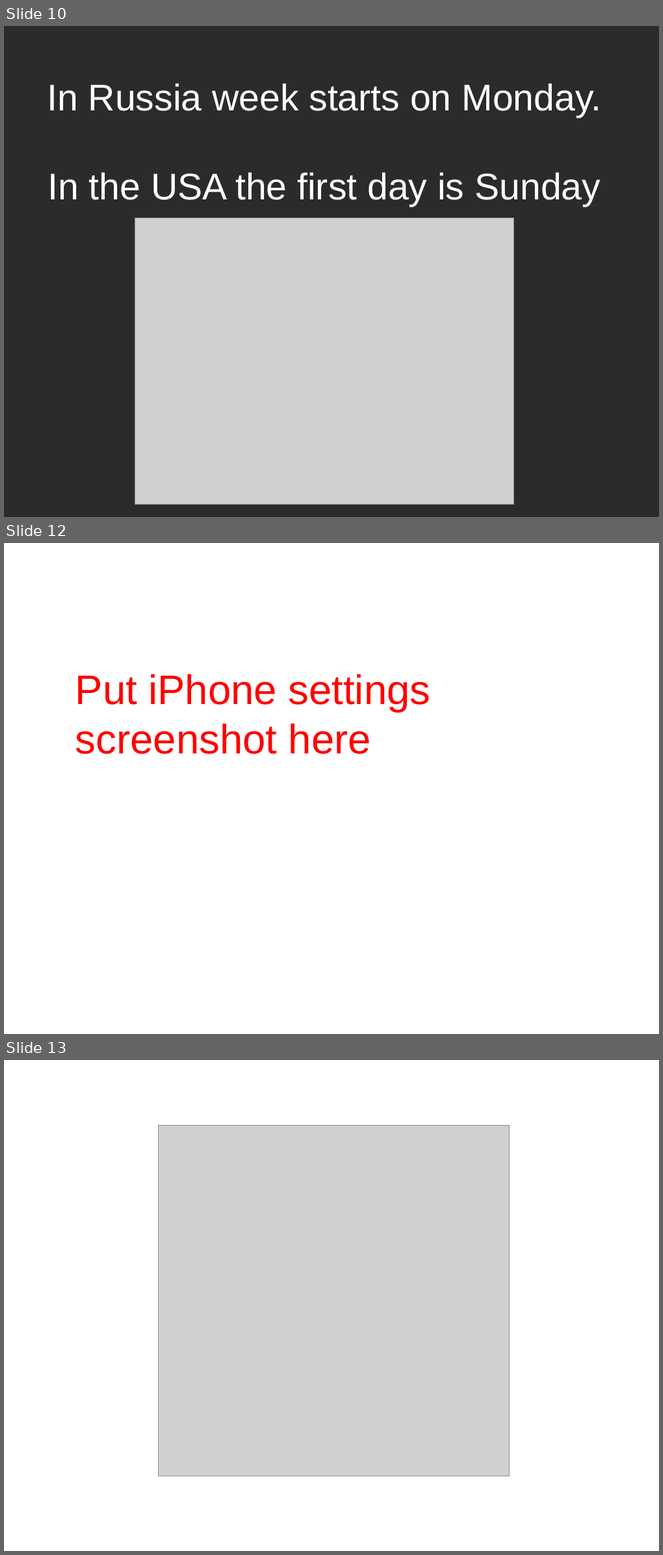
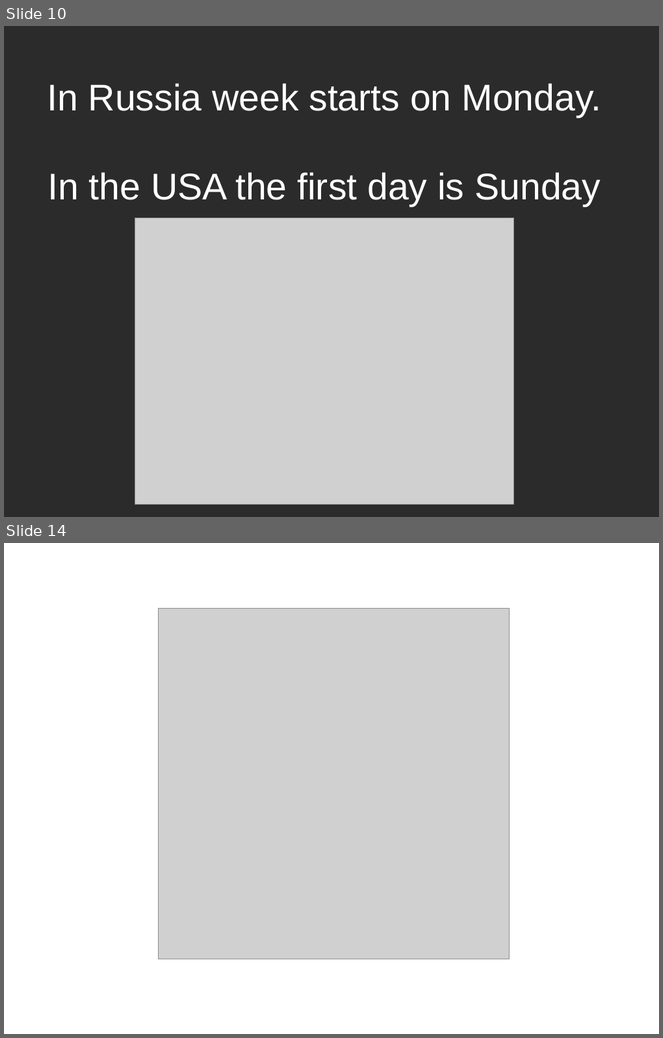
Before and after one commit to dodikk/ESLocale, a slide deck: article/slides/CalendarSqlite.odp. Shown one above the other, each under a label of ours: slides 10, 12 and 13 before the commit, slides 10 and 14 after it; the slides between them are not shown. The pictures are 663x1555 and 663x1038 pixels, drawn with LibreOffice and Linux fonts; fonts in the diff are those of the drawing; grey boxes stand for pictures; background and template pictures are left out; a plain dark background stands for a picture behind light text. Boxes give left, top, right and bottom in pixels: in the first picture for what was removed or moved away, otherwise in the second. Text is boxed around its words. In the diff, an @@ line names an element or a change of style, - is before the commit and + after.

```diff
--- a/article/slides/CalendarSqlite.odp
+++ b/article/slides/CalendarSqlite.odp
@@ slide 12 removed at [4, 543, 659, 1034], background picture (left out) @@
@@ text removed at [76, 674, 431, 754] @@
-Put iPhone settings screenshot here
@@ what was slide 13 is now slide 14 @@
```
Also in this commit, not shown: 8 slides added, 1 other slide removed, 1 other file.
